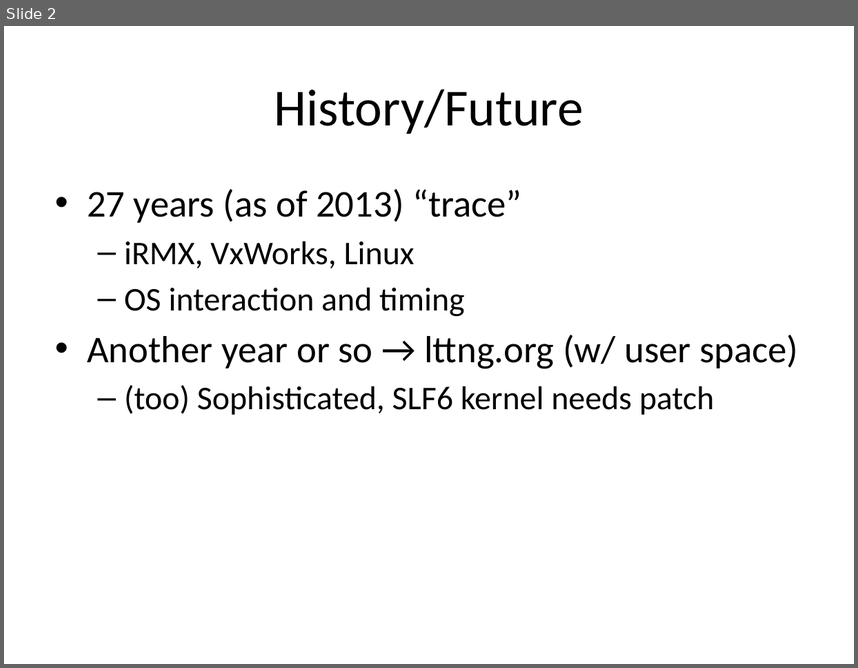
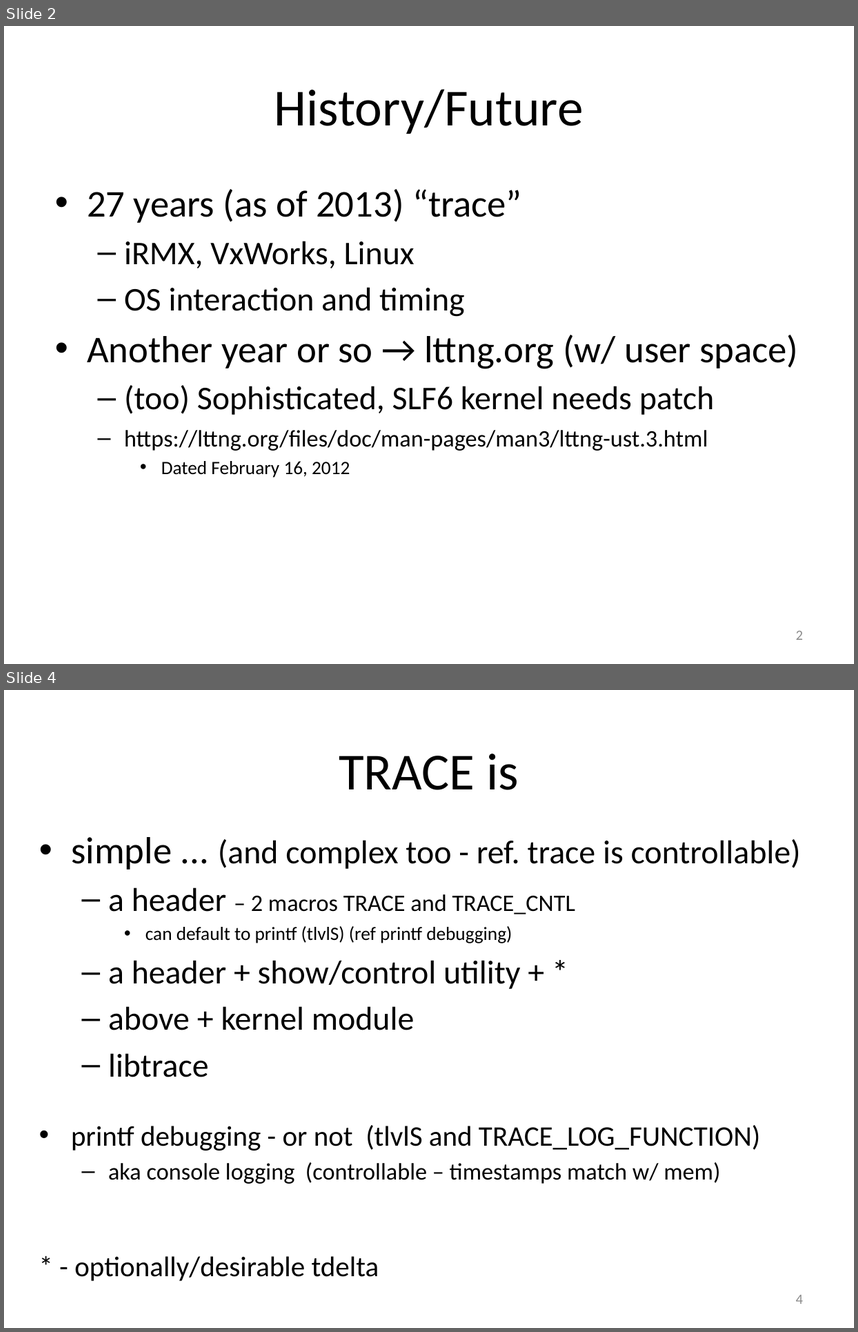
Before and after one commit to art-daq/trace, a slide deck: trace/doc/trace.pptx. Shown one above the other, each under a label of ours: slide 2 before the commit, slides 2 and 4 after it; the slides between them are not shown. The pictures are 858x668 and 858x1332 pixels, drawn with LibreOffice and Linux fonts; fonts in the diff are those of the drawing. Boxes give left, top, right and bottom in pixels: in the first picture for what was removed or moved away, otherwise in the second. Text is boxed around its words. In the diff, an @@ line names an element or a change of style, - is before the commit and + after.

Commit message:
mode returns/prints mode, adjust show, update doc

```diff
--- a/trace/doc/trace.pptx
+++ b/trace/doc/trace.pptx
@@ slide 4 added at (4, 690, 854, 1328), background #FFFFFF @@
@@ title added at (339, 753, 519, 790), 44 pt, text #000000 @@
+TRACE is
@@ text added at (71, 837, 801, 1183), 28 pt, text #000000 @@
+• simple ... (and complex too - ref. trace is controllable)
+  – a header – 2 macros TRACE and TRACE_CNTL
+    • can default to printf (tlvlS) (ref printf debugging)
+  – a header + show/control utility + *
+  – above + kernel module
+  – libtrace
+• printf debugging - or not (tlvlS and TRACE_LOG_FUNCTION)
+  – aka console logging (controllable – timestamps match w/ mem)
@@ text added at (74, 1256, 379, 1281), 24 pt, text #000000 @@
+* - optionally/desirable tdelta
@@ page number added at (796, 1294, 803, 1303), 12 pt, text #8C8C8C @@
+4
@@ slide 2 changed as well @@
@@ text at (124, 430, 708, 477): paragraphs added @@
+  – https://lttng.org/files/doc/man-pages/man3/lttng-ust.3.html
+    • Dated February 16, 2012
@@ page number added at (796, 630, 803, 639), 12 pt, text #8C8C8C @@
+2
```
Also in this commit, not shown: 4 other slides changed, 6 other slides added, 2 slides removed, 2 other files.
